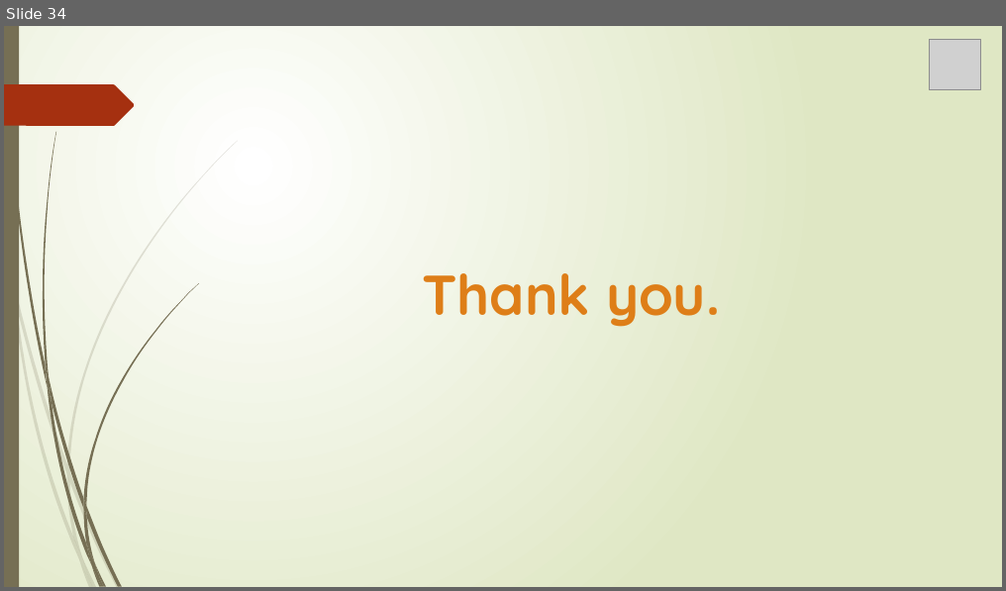
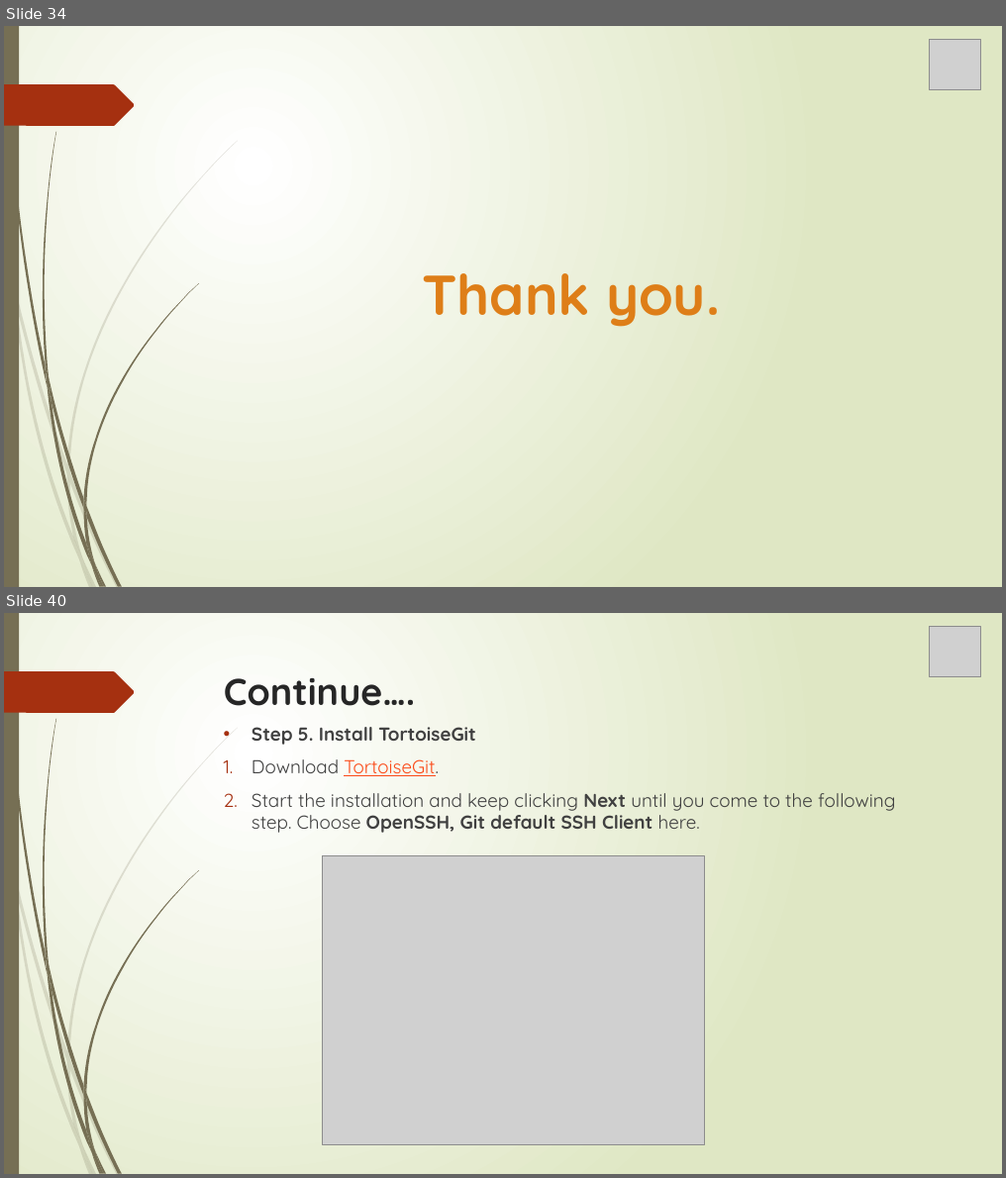
Before and after one commit to MaryGreeshma/testrepo, a slide deck: Git.pptx. Shown one above the other, each under a label of ours: slide 34 before the commit, slides 34 and 40 after it; the slides between them are not shown. The pictures are 1006x591 and 1006x1178 pixels, drawn with LibreOffice and Linux fonts; fonts in the diff are those of the drawing; grey boxes stand for pictures. Boxes give left, top, right and bottom in pixels: in the first picture for what was removed or moved away, otherwise in the second. Text is boxed around its words. In the diff, an @@ line names an element or a change of style, - is before the commit and + after.

```diff
--- a/Git.pptx
+++ b/Git.pptx
@@ slide 40 added at (4, 613, 1002, 1174), background gradient #FFFFFF to #DFE8C4; not listed: 24 template elements that a slide beside it also shows @@
@@ picture added at (930, 626, 980, 676) @@
@@ title added at (224, 678, 415, 706), 36 pt, text #262626, bold @@
+Continue….
@@ text added at (252, 727, 896, 833), 18 pt, text #404040 @@
+• Step 5. Install TortoiseGit
+1. Download TortoiseGit.
+2. Start the installation and keep clicking Next until you come to the following step. Choose OpenSSH, Git default SSH Client here.
@@ picture added at (322, 857, 704, 1145) @@
```
Also in this commit, not shown: 1 slide changed, 15 other slides added.
